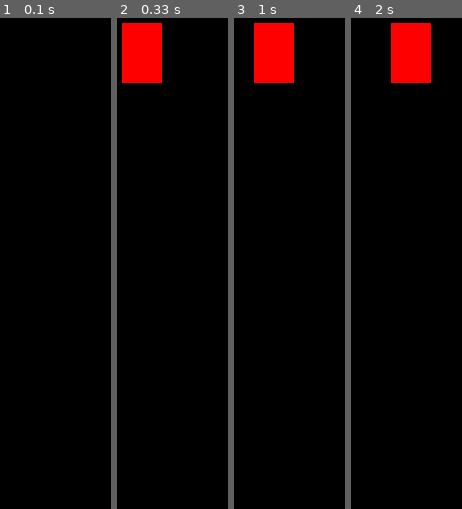
Above: before the commit, frames 1-4 (left to right).
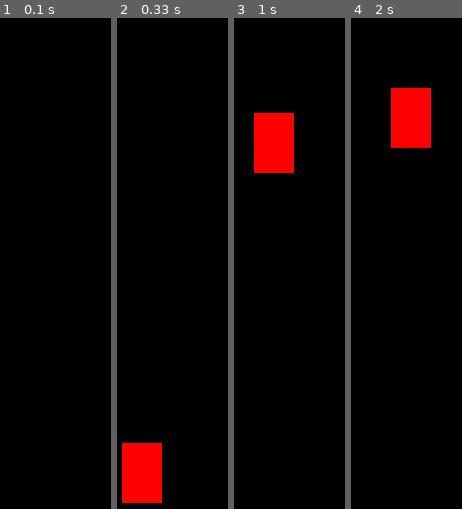
Above: after the commit, the same moments.

Repository: Jethet/python-games
Game: pygame game, started from pygame_learning/second_start.py
Same seed, same stepped clock (60 frames per second), same inputs: the game is played once before the commit and once after it.
Inputs:
- Up to frame 1 (0.1 s): no input
- Up to frame 2 (0.33 s): no input
- Up to frame 3 (1 s): tap Space at 0.33, 0.73 s; hold Right from 0.67 s (still down)
- Up to frame 4 (2 s): release Right at 1.13 s; hold Right 1.17-1.63 s; tap Space at 1.23, 1.73 s; hold Left from 1.67 s (still down)

Frame 1 is identical in both runs. In frame 2, 8.8% of the frame differs, in the area x 4-41%, y 1-99%; in frame 3, 8.8%; in frame 4, 8.8%.

Commit message:
Add sprite pngs

Diff:
--- a/pygame_learning/second_start.py
+++ b/pygame_learning/second_start.py
@@ -7,10 +7,13 @@
 running = True
 
 x = 5
-y = 5
+y = 425
 width = 40
 height = 60
 speed = 5
+
+isJump = False
+jumpCount = 10
 
 while running:
     pygame.time.delay(100)  # = milliseconds
@@ -24,11 +27,26 @@
         x -= speed
     if keys[pygame.K_RIGHT] and x < 500 - width - speed:
         x += speed
-    if keys[pygame.K_UP] and y > speed:
-        y -= speed
-    if keys[pygame.K_DOWN] and y < 500 - height - speed:
-        y += speed
+    # when the character jumps, it cannot move up and down
+    if not (isJump):
+        if keys[pygame.K_UP] and y > speed:
+            y -= speed
+        if keys[pygame.K_DOWN] and y < 500 - height - speed:
+            y += speed
+        if keys[pygame.K_SPACE]:
+            isJump = True
+    # what is a jump: move up, accelerate, hang still, move down, accelerate
+    else:
+        if jumpCount >= -10:
+            neg = 1
+            if jumpCount < 0:
+                neg = -1
+            y -= (jumpCount ** 2) * 1 * neg
+            jumpCount -= 1
 
+        else:
+            isJump = False
+            jumpCount = 10
 
     win.fill((0, 0, 0))
     pygame.draw.rect(win, (255, 0, 0), (x, y, width, height))
Binary file added: pygame_learning/dragon/Attack1.png
Binary file added: pygame_learning/dragon/Attack2.png
Binary file added: pygame_learning/dragon/Attack3.png
Binary file added: pygame_learning/dragon/Attack4.png
Binary file added: pygame_learning/dragon/Death1.png
Binary file added: pygame_learning/dragon/Death2.png
Binary file added: pygame_learning/dragon/Death3.png
Binary file added: pygame_learning/dragon/Death4.png
Binary file added: pygame_learning/dragon/Death5.png
Binary file added: pygame_learning/dragon/Fire_Attack1.png
Binary file added: pygame_learning/dragon/Fire_Attack2.png
Binary file added: pygame_learning/dragon/Fire_Attack3.png
(and 14 more such lines)
